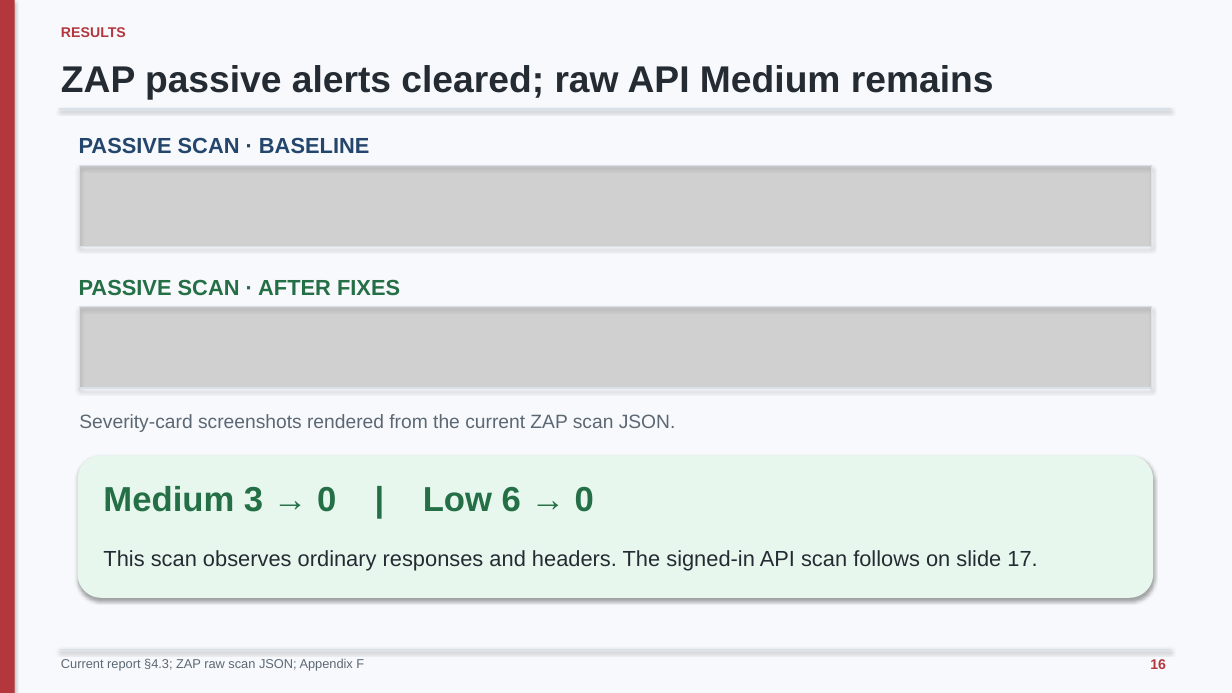
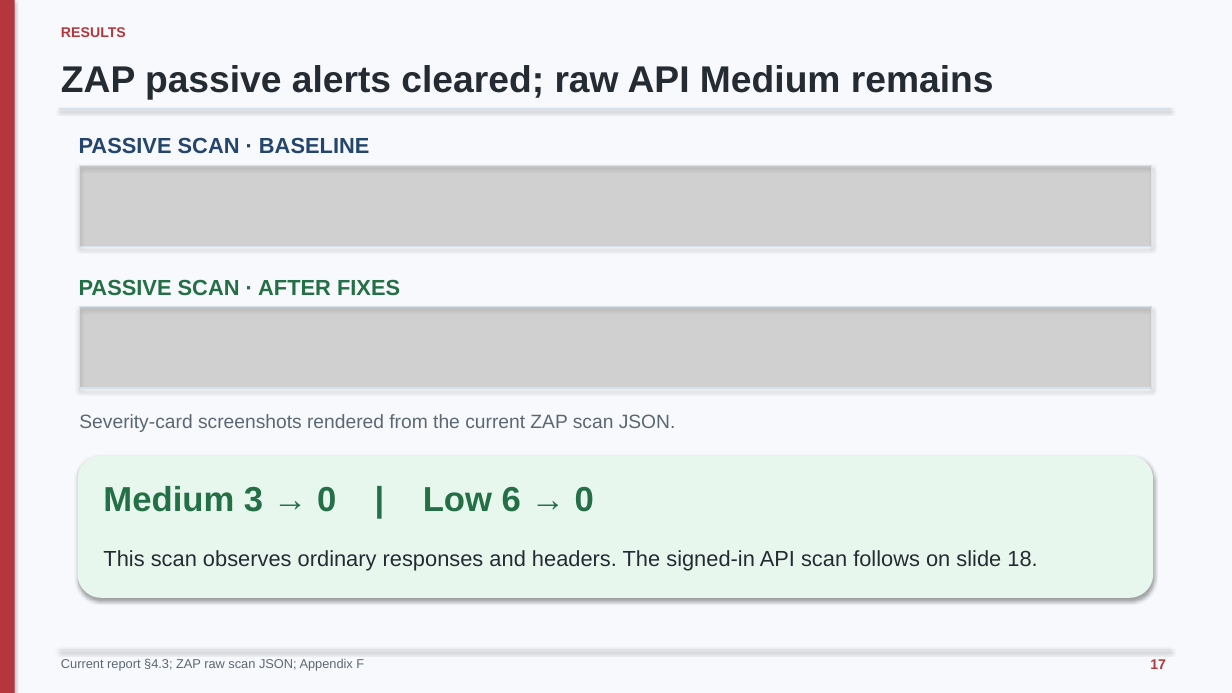
Before and after one commit to minatozaki98/financial-accounting, a slide deck: slide 17 of Document/outputs/final-defense/G6519692_Zaw_Ye_Htut_Ko_Final_Thesis_Defense.pptx (slide 16 before the commit). Drawn at 1232x693 pixels with LibreOffice and Linux fonts; fonts in the diff are those of the drawing; grey boxes stand for pictures. Boxes give left, top, right and bottom in pixels: in the first picture for what was removed or moved away, otherwise in the second. Text is boxed around its words. In the diff, an @@ line names an element or a change of style, - is before the commit and + after.

Commit message:
docs: explain ZAP scan configuration in defense

```diff
--- a/Document/outputs/final-defense/G6519692_Zaw_Ye_Htut_Ko_Final_Thesis_Defense.pptx
+++ b/Document/outputs/final-defense/G6519692_Zaw_Ye_Htut_Ko_Final_Thesis_Defense.pptx
@@ text at box(103, 550, 1037, 571): text changed @@
-This scan observes ordinary responses and headers. The signed-in API scan follows on slide 17.
+This scan observes ordinary responses and headers. The signed-in API scan follows on slide 18.
@@ text at box(1150, 659, 1166, 669): text changed @@
-16
+17
```
Also in this commit, not shown: 31 other slides changed, 1 slide added, 2 other files.
